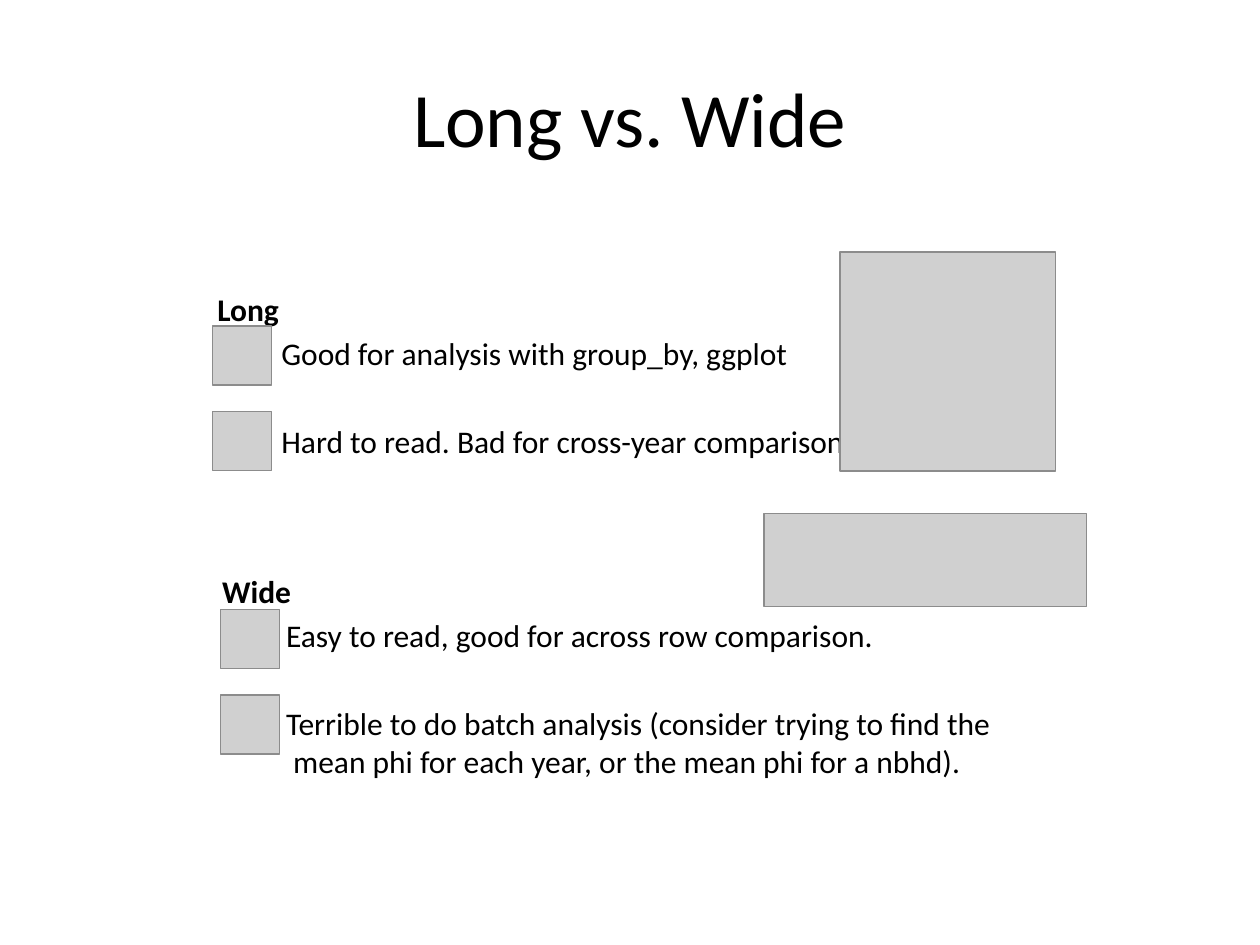
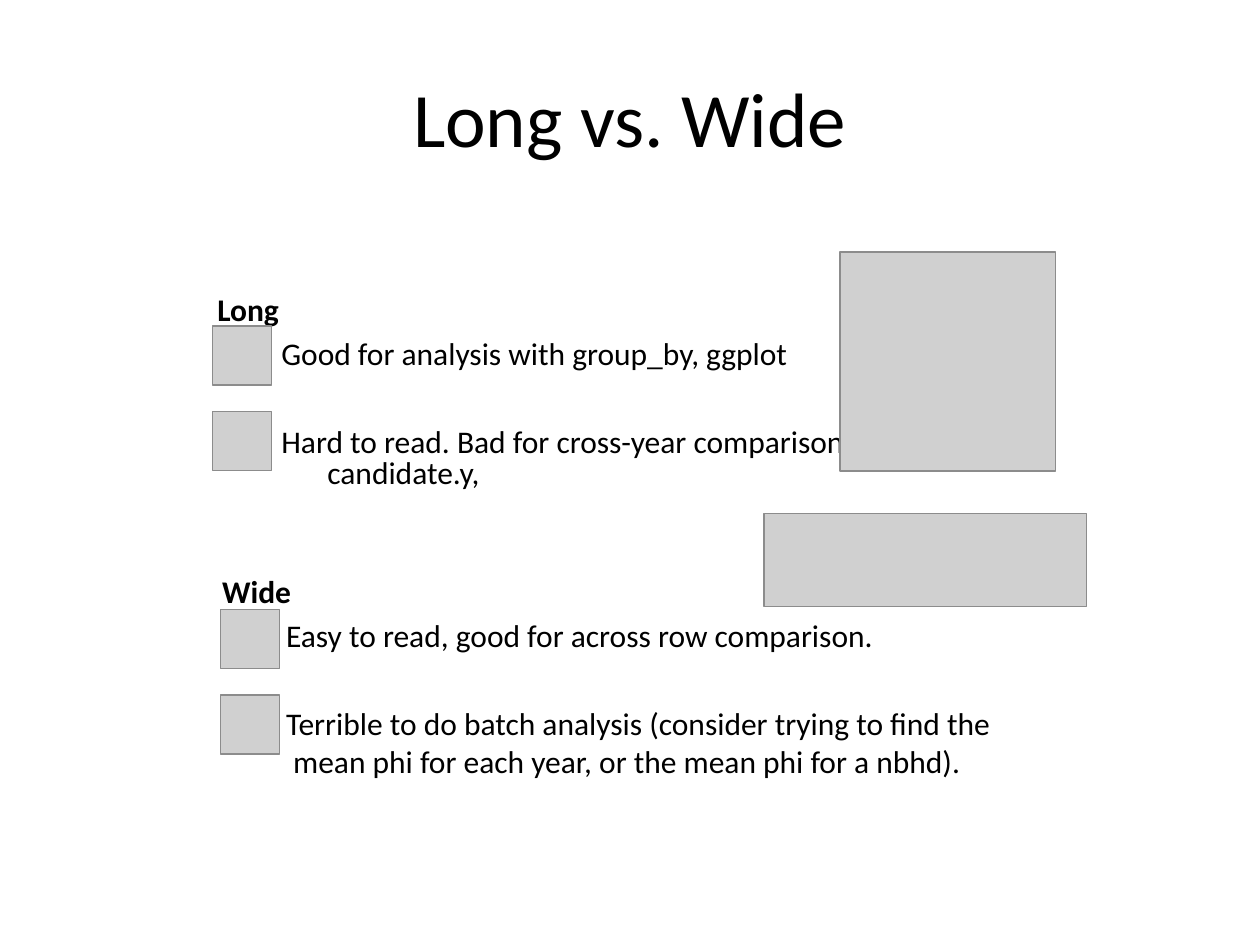
Before and after one commit to jtannen/r-for-datascience, a slide deck: slide 27 of session-3-wrangling/session-3-wrangling.pptx. Drawn at 1260x945 pixels with LibreOffice and Linux fonts; fonts in the diff are those of the drawing; grey boxes stand for pictures. Boxes give left, top, right and bottom in pixels: in the first picture for what was removed or moved away, otherwise in the second. Text is boxed around its words. In the diff, an @@ line names an element or a change of style, - is before the commit and + after.

```diff
--- a/session-3-wrangling/session-3-wrangling.pptx
+++ b/session-3-wrangling/session-3-wrangling.pptx
@@ text added at (327, 462, 479, 489), 18 pt, text #000000 @@
+candidate.y,
```
Also in this commit, not shown: 1 other slide changed, 1 slide added.
